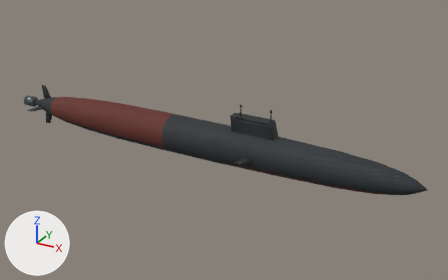
The Blender file SilentDepth_Assets/Submarines/SSN/USA/Virginia/Blend/US_SSN_Virginia_MASTER.blend as it was, and as the next commit left it.
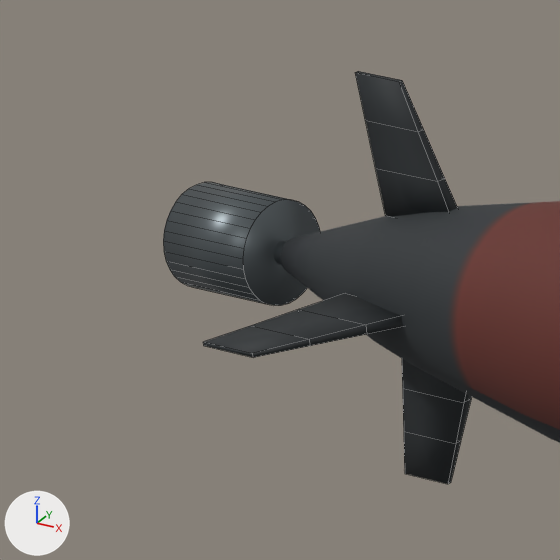
Old and new are each drawn whole from a 50 mm lens placed at (76.3, -126.3, 64.3), pointed at (5.3, 2.7, -0.2) and again close up on the part from 2% to 14% of the width and 28% to 47% of the height. The lights are fixed; the arrows at lower left show +X, +Y and +Z. The first two pictures are the older version. The close-ups show mesh edges as thin lines.

In view in the first close-up: 'SUB_Hull', 'SUB_PumpJetDuct', 'SUB_Rudder_B', 'SUB_Rudder_T', 'SUB_SternPlane_S' and 1 more.
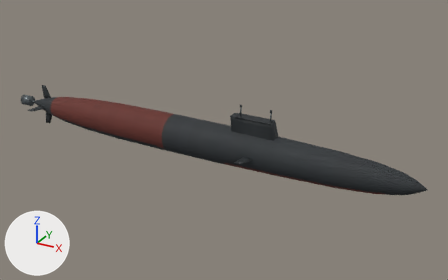
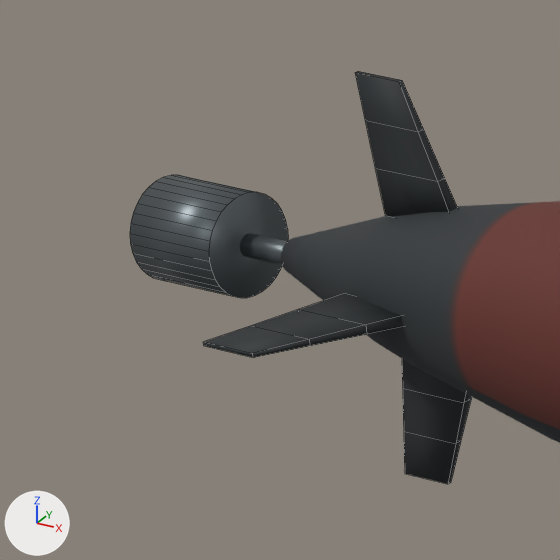
Scene script edits in JSON lines:
```json
{"block": "me_pumpjetduct", "where": "# used by ob_sub_pumpjetduct; location = (0.0, 0.0, 0.0)"}
{"op": "remove", "block": "me_pumpjetduct", "code": "me_pumpjetduct.from_pydata(...)  # 64 vertices, 34 faces; spans x -60.93..-57.93, y -1.5..1.5, z -1.5..1.5"}
{"op": "add", "block": "me_pumpjetduct", "code": "me_pumpjetduct.from_pydata(...)  # 64 vertices, 34 faces; spans x -62.2..-59.2, y -1.5..1.5, z -1.5..1.5"}
{"block": "me_pumpjetduct", "change": "me_pumpjetduct part 1: the whole mesh is moved by (-1.27, 0.0, 0.0)"}
```

Location of each change, [x1, y1, x2, y2] in pixels of the close-ups (560 x 560 px):
```json
{"object": "SUB_PumpJetDuct", "change": "moved", "before": [163, 182, 320, 306], "after": [130, 175, 288, 298]}
```
